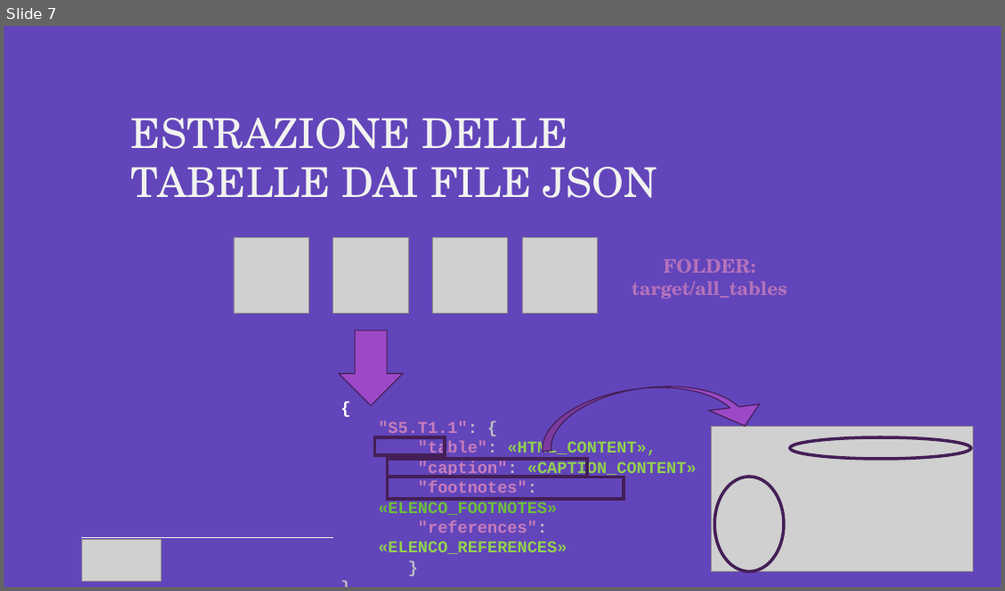
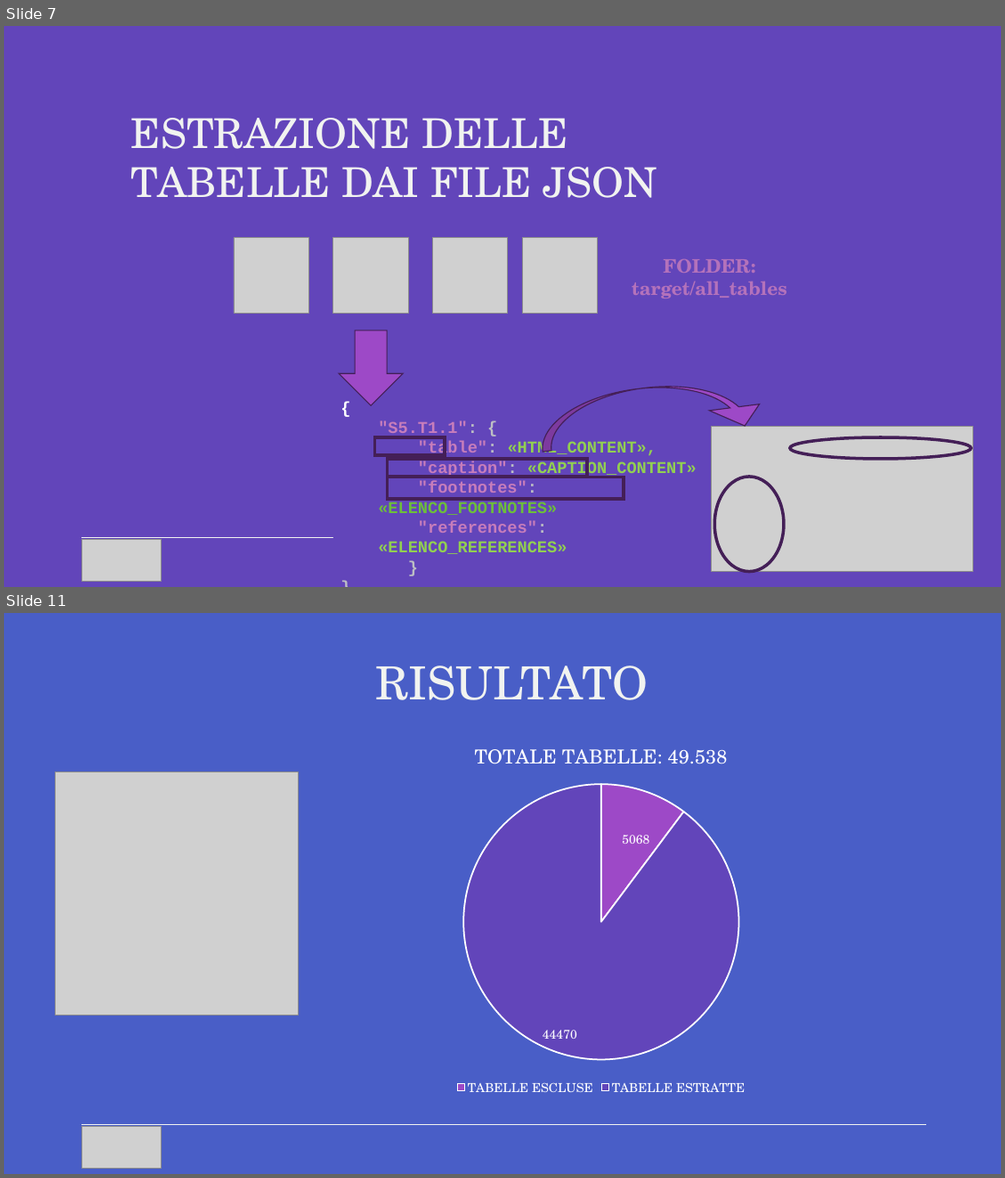
Before and after one commit to AntonioSouls/Data-Engineering-Projects, a slide deck: homework3/Presentazione HOMEWORK 3.pptx. Shown one above the other, each under a label of ours: slide 7 before the commit, slides 7 and 11 after it; the slides between them are not shown. The pictures are 1005x591 and 1005x1178 pixels, drawn with LibreOffice and Linux fonts; fonts in the diff are those of the drawing; grey boxes stand for pictures. Boxes give left, top, right and bottom in pixels: in the first picture for what was removed or moved away, otherwise in the second. Text is boxed around its words. In the diff, an @@ line names an element or a change of style, - is before the commit and + after.

```diff
--- a/homework3/Presentazione HOMEWORK 3.pptx
+++ b/homework3/Presentazione HOMEWORK 3.pptx
@@ slide 11 added at (4,613,1001,1174), background #495EC7; not listed: 1 template element that a slide beside it also shows @@
@@ title added at (375,666,648,700), 44 pt, text #F1F3F0 @@
+RISULTATO
@@ pie chart added at (330,727,873,1099) @@
+title "TOTALE TABELLE: 49.538 "
+categories: TABELLE ESCLUSE, TABELLE ESTRATTE
+Series 1: 5068, 44470
@@ picture added at (56,772,298,1014) @@
@@ text added at (622,835,649,844), 12 pt, text #FFFFFF @@
+5068
@@ picture added at (81,1126,161,1167) @@
```
Also in this commit, not shown: 12 slides changed, 4 other slides added.
